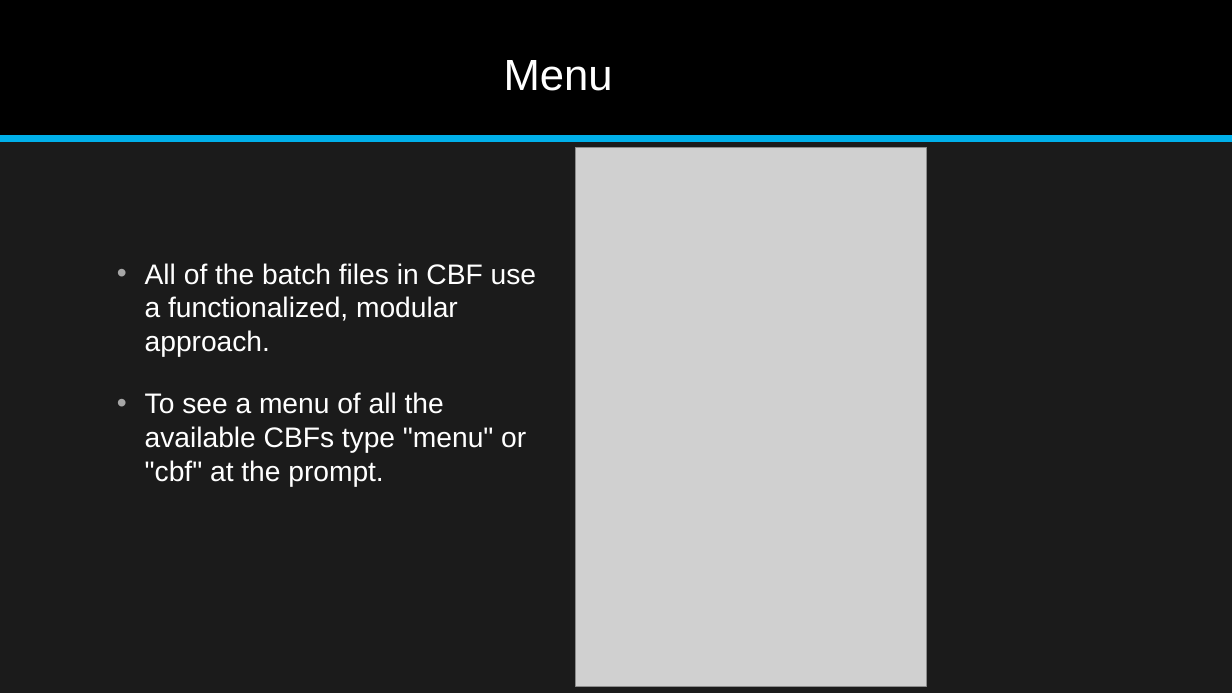
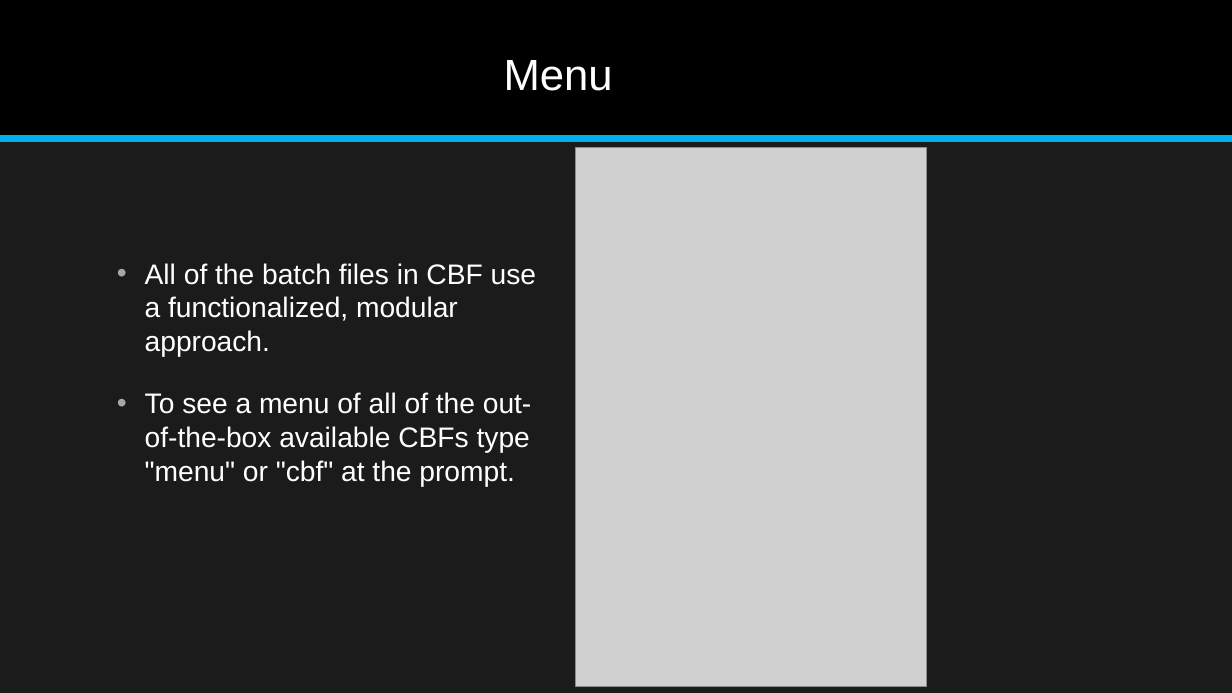
Before and after one commit to jonathan-r-jones/Composable-Batch-Files, a slide deck: slide 10 of Composable Batch File Helper.pptx. Drawn at 1232x693 pixels with LibreOffice and Linux fonts; fonts in the diff are those of the drawing; grey boxes stand for pictures. Boxes give left, top, right and bottom in pixels: in the first picture for what was removed or moved away, otherwise in the second. Text is boxed around its words. In the diff, an @@ line names an element or a change of style, - is before the commit and + after.

```diff
--- a/Composable Batch File Helper.pptx
+++ b/Composable Batch File Helper.pptx
@@ text at (x1=145, y1=392, x2=532, y2=487): text changed @@
-• To see a menu of all the available CBFs type "menu" or "cbf" at the prompt.
+• To see a menu of all of the out-of-the-box available CBFs type "menu" or "cbf" at the prompt.
```
Also in this commit, not shown: 4 other slides changed, 1 slide removed, 3 other files.
